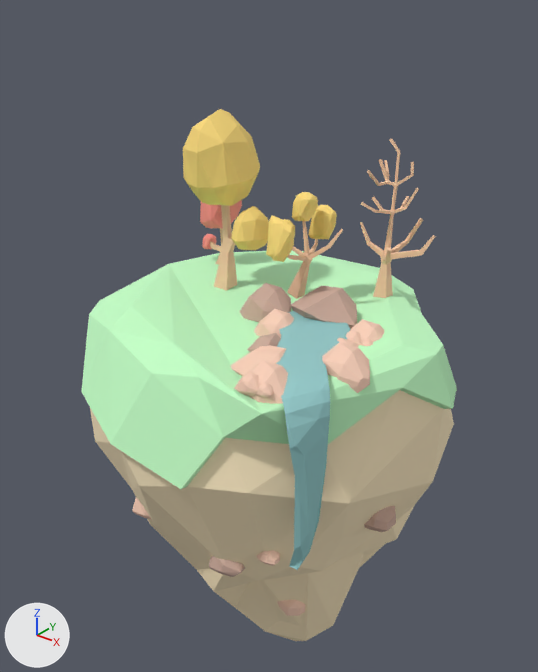
One commit to the glTF model assets/small-island.glb: the scene before it, then after it.
Camera for both pictures: a 50 mm lens placed at (1214.0, -1514.0, 1172.0), pointed at (-41.0, 55.0, 198.0). The axes (+X, +Y, +Z) are drawn at lower left. The lights are the same throughout. Where no turn or scale is listed for an object, it has been applied to the vertices.

Before the edit, the objects in view are built like this:
```python
ob_base_islandbase_0 = bpy.data.objects.new('Base_IslandBase_0', me_base_islandbase_0)
ob_base_islandbase_0.location = (0.0, 0.0, -147.0)
ob_rock_001_rock_1_001_0 = bpy.data.objects.new('Rock.001_Rock_1.001_0', me_rock_001_rock_1_001_0)
ob_rock_001_rock_1_001_0.location = (228.0, 4.0, 358.0)
ob_rock_006_rock_1_001_0 = bpy.data.objects.new('Rock.006_Rock_1.001_0', me_rock_006_rock_1_001_0)
ob_rock_006_rock_1_001_0.location = (180.0, -228.0, 338.0)
ob_rock_008_rock_1_0 = bpy.data.objects.new('Rock.008_Rock_1_0', me_rock_008_rock_1_0)
ob_rock_008_rock_1_0.location = (400.0, -207.0, 337.0)
ob_rock_010_rock_1_0 = bpy.data.objects.new('Rock.010_Rock_1_0', me_rock_010_rock_1_0)
ob_rock_010_rock_1_0.location = (301.0, -371.0, 325.0)
ob_rock_016_rock_1_001_0 = bpy.data.objects.new('Rock.016_Rock_1.001_0', me_rock_016_rock_1_001_0)
ob_rock_016_rock_1_001_0.location = (150.0, -353.0, -266.0)
ob_rock_017_rock_1_001_0 = bpy.data.objects.new('Rock.017_Rock_1.001_0', me_rock_017_rock_1_001_0)
ob_rock_017_rock_1_001_0.location = (456.0, -97.0, -119.0)
ob_rock_rock_1_001_0 = bpy.data.objects.new('Rock_Rock_1.001_0', me_rock_rock_1_001_0)
ob_rock_rock_1_001_0.location = (66.0, -69.0, 358.0)
ob_tree_2_001_treelog_1_0 = bpy.data.objects.new('Tree 2.001_TreeLog_1_0', me_tree_2_001_treelog_1_0)
ob_tree_2_001_treelog_1_0.location = (74.0, 30.0, 378.0)
# also in view: 'Cube.008_TreeLeaves_1_0' at (109.0, 106.0, 565.0); 'Rock.009_Rock_1_0' at (246.0, -304.0, 308.0); 'Cube.002_TreeLeaves_1_0' at (-61.0, -1.0, 544.0); 'Tree_TreeLog_1_0' at (-131.0, 7.0, 499.0); 'Cube.001_TreeLeaves_1_0' at (-170.0, 3.0, 721.0)
```
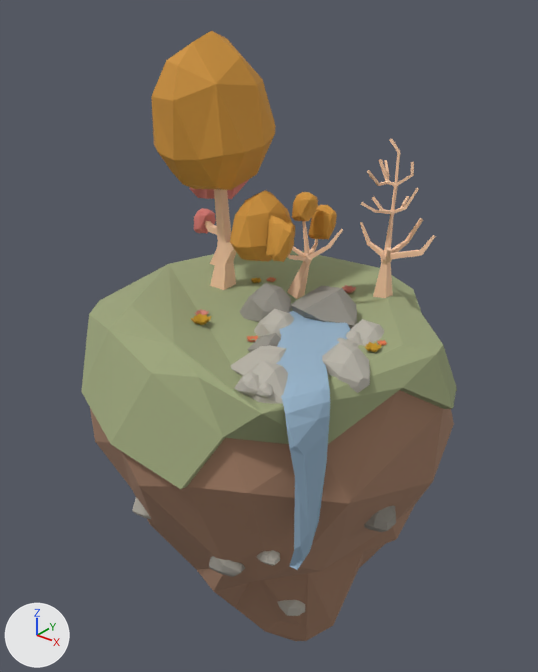
What changed in the scene script:
```text
Change mat_rock_1_001:
    mat_rock_1_001.base_color: (0.593, 0.399, 0.322) -> (0.291, 0.276, 0.239)  # beige #caa99a -> grey #938f86
Change mat_rock_1:
    mat_rock_1.base_color: (0.94, 0.623, 0.481) -> (0.47, 0.445, 0.385)  # beige #f8cfb8 -> grey #b6b2a7
Change mat_islandbase:
    mat_islandbase.base_color: (1.0, 0.838, 0.559) -> (0.371, 0.212, 0.136)  # beige #ffecc5 -> brown #a47f67
Change mat_islandtop:
    mat_islandtop.base_color: (0.559, 1.0, 0.577) -> (0.339, 0.381, 0.202)  # green #c5ffc8 -> green #9da67c
Change mat_treeleaves_1:
    mat_treeleaves_1.base_color: (1.0, 0.727, 0.203) -> (0.638, 0.296, 0.0395)  # yellow #ffde7c -> orange #d19438
Change ob_tree_treelog_1_0:
    ob_tree_treelog_1_0.location: (0.0, 0.0, 0.0) -> (-0.213, 1.107, 0.0)
    ob_tree_treelog_1_0.scale: (1.0, 1.0, 1.0) -> (1.57, 1.57, 1.57)
Change ob_cube_001_treeleaves_1_0:
    ob_cube_001_treeleaves_1_0.location: (0.0, 0.0, 0.0) -> (-0.201, -1.023, 0.0)
    ob_cube_001_treeleaves_1_0.scale: (1.0, 1.0, 1.0) -> (1.57, 1.57, 1.57)
Change ob_cube_002_treeleaves_1_0:
    ob_cube_002_treeleaves_1_0.location: (0.0, 0.0, 0.0) -> (0.888, -0.18, 0.0)
    ob_cube_002_treeleaves_1_0.scale: (1.0, 1.0, 1.0) -> (1.57, 1.57, 1.57)
Change ob_tree_2_treelog_1_0:
    ob_tree_2_treelog_1_0.location: (0.0, 0.0, 0.0) -> (0.00932, -0.132, -0.0246)
    ob_tree_2_treelog_1_0.scale: (1.0, 1.0, 1.0) -> (1.56, 1.56, 1.56)
Change ob_cube_003_treeleaves_1_001_0:
    ob_cube_003_treeleaves_1_001_0.location: (0.0, 0.0, 0.0) -> (0.25, -2.025, 0.0123)
    ob_cube_003_treeleaves_1_001_0.scale: (1.0, 1.0, 1.0) -> (1.56, 1.56, 1.56)
Change ob_cube_004_treeleaves_1_001_0:
    ob_cube_004_treeleaves_1_001_0.location: (0.0, 0.0, 0.0) -> (-0.747, -2.769, 0.0354)
    ob_cube_004_treeleaves_1_001_0.scale: (1.0, 1.0, 1.0) -> (1.56, 1.56, 1.56)
Add ob_plant_3_007:
    ob_plant_3_007 = bpy.data.objects.new('Plant_3.007', me_plant_3_007)  # 448 vertices, 856 faces; spans x -17.7..17.7, y -17.7..17.7, z 0.1..9.6; in mat_mat21 (orange #dd7c53)
    ob_plant_3_007.location = (118.0, -210.0, 332.0)
Add ob_plant_3_006:
    ob_plant_3_006 = bpy.data.objects.new('Plant_3.006', me_plant_3_006)  # 448 vertices, 856 faces; spans x -13.3..13.3, y -13.3..13.3, z 0.1..7.2; in mat_mat21 (orange #dd7c53)
    ob_plant_3_006.location = (415.0, -77.0, 363.0)
Add ob_plant_3_005:
    ob_plant_3_005 = bpy.data.objects.new('Plant_3.005', me_plant_3_005)  # 448 vertices, 856 faces; spans x -17.8..17.8, y -17.8..17.8, z 0.1..11.7; in mat_atlas (yellow #d0a634)
    ob_plant_3_005.location = (413.0, -116.0, 363.0)
Add ob_plant_3_004:
    ob_plant_3_004 = bpy.data.objects.new('Plant_3.004', me_plant_3_004)  # 448 vertices, 856 faces; spans x -19.1..19.1, y -19.1..19.1, z 0.1..12.6; in mat_material_012 (pink #cb7c6a)
    ob_plant_3_004.location = (152.0, 177.0, 352.0)
Add ob_plant_3_003:
    ob_plant_3_003 = bpy.data.objects.new('Plant_3.003', me_plant_3_003)  # 448 vertices, 856 faces; spans x -22.5..22.5, y -22.5..22.5, z 0.2..14.8; in mat_atlas (yellow #d0a634)
    ob_plant_3_003.location = (-42.0, -229.0, 345.0)
Add ob_plant_3_002:
    ob_plant_3_002 = bpy.data.objects.new('Plant_3.002', me_plant_3_002)  # 448 vertices, 856 faces; spans x -16.5..16.5, y -16.5..16.5, z 0.1..10.9; in mat_material_012 (pink #cb7c6a)
    ob_plant_3_002.location = (-85.0, -182.0, 337.0)
Add ob_plant_3:
    ob_plant_3 = bpy.data.objects.new('Plant_3', me_plant_3)  # 448 vertices, 856 faces; spans x -17.7..17.7, y -17.7..17.7, z 0.1..9.6; in mat_atlas (yellow #d0a634)
    ob_plant_3.location = (-112.0, 82.0, 345.0)
```

Pixel boxes [x1, y1, x2, y2] of what changed, in the pictures (538 x 672 px):
'Top_IslandTop_0', recoloured: [81, 250, 457, 489] in both
'Base_IslandBase_0', recoloured (beige to brown): [90, 390, 454, 641] in both
'Cube.001_TreeLeaves_1_0', recoloured, moved, rescaled (yellow to brown, 62% wider, 63% taller): before [183, 109, 260, 206]; after [151, 31, 276, 190]
'Cube.002_TreeLeaves_1_0', recoloured, moved, rescaled (62% wider, 62% taller): before [231, 206, 269, 250]; after [230, 190, 292, 262]
'Rock.001_Rock_1.001_0', recoloured (beige to grey): [291, 286, 357, 329] in both
'Tree_TreeLog_1_0', moved, rescaled: before [214, 205, 237, 290]; after [210, 189, 236, 290]
'Rock.008_Rock_1_0', recoloured (beige to grey): [322, 342, 370, 393] in both
'Rock_Rock_1.001_0', recoloured (beige to grey): [240, 283, 291, 322] in both
'Rock.010_Rock_1_0', recoloured (beige to grey): [242, 360, 288, 404] in both
'Cube.007_TreeLeaves_1_0', recoloured (yellow to orange): [266, 215, 294, 262] in both
'Cube.003_TreeLeaves_1.001_0', moved, rescaled: before [200, 200, 242, 229]; after [190, 179, 249, 199]
'Rock.009_Rock_1_0', recoloured (beige to grey): [230, 345, 286, 376] in both
'Cube.008_TreeLeaves_1_0', recoloured (yellow to brown): [308, 205, 337, 240] in both
'Rock.005_Rock_1_0', recoloured (beige to grey): [254, 309, 294, 338] in both
'Cube.005_TreeLeaves_1_0', recoloured (yellow to brown): [292, 192, 318, 221] in both
'Rock.017_Rock_1.001_0', recoloured (brown to grey): [364, 506, 396, 532] in both
'Cube.004_TreeLeaves_1.001_0', moved, rescaled (53% wider, 62% taller): before [203, 234, 217, 249]; after [194, 208, 216, 233]
'Rock.016_Rock_1.001_0', recoloured (beige to grey): [209, 556, 245, 577] in both
'Rock.002_Rock_1_0', recoloured (beige to grey): [350, 319, 384, 342] in both
'Rock.011_Rock_1_0', recoloured (beige to grey): [234, 372, 260, 396] in both
'Rock.014_Rock_1_0', recoloured (beige to grey): [277, 600, 305, 616] in both
'Tree 2_TreeLog_1_0', moved, rescaled: before [210, 228, 223, 265]; after [205, 221, 231, 265]
'Rock.006_Rock_1.001_0', recoloured (beige to grey): [247, 333, 281, 352] in both
'Rock.013_Rock_1_0', recoloured (beige to grey): [257, 550, 280, 566] in both
'Rock.012_Rock_1_0', recoloured (beige to grey): [256, 382, 273, 398] in both
'Rock.015_Rock_1_0', recoloured (beige to grey): [132, 498, 151, 519] in both
'Rock.003_Rock_1_0', recoloured (beige to grey): [346, 330, 362, 345] in both
'Plant_3.003', added: after [191, 313, 211, 325]
'Plant_3.005', added: after [364, 342, 381, 352]
'Rock.007_Rock_1_0', recoloured: [337, 337, 358, 347] in both
'Plant_3.004', added: after [342, 285, 356, 293]
'Rock.004_Rock_1_0', recoloured: [361, 339, 373, 346] in both
'Cube.006_TreeLeaves_1_0', recoloured: [284, 219, 295, 237] in both
'Plant_3.007', added: after [247, 335, 258, 342]
'Plant_3.002', added: after [195, 309, 209, 315]
'Plant_3', added: after [251, 278, 261, 283]
'Plant_3.006', added: after [377, 340, 387, 346]
